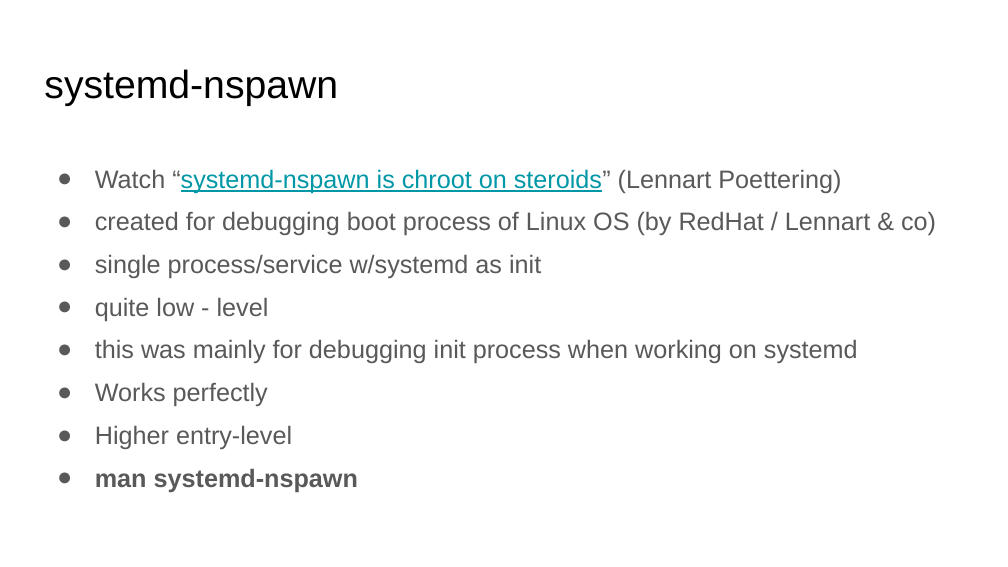
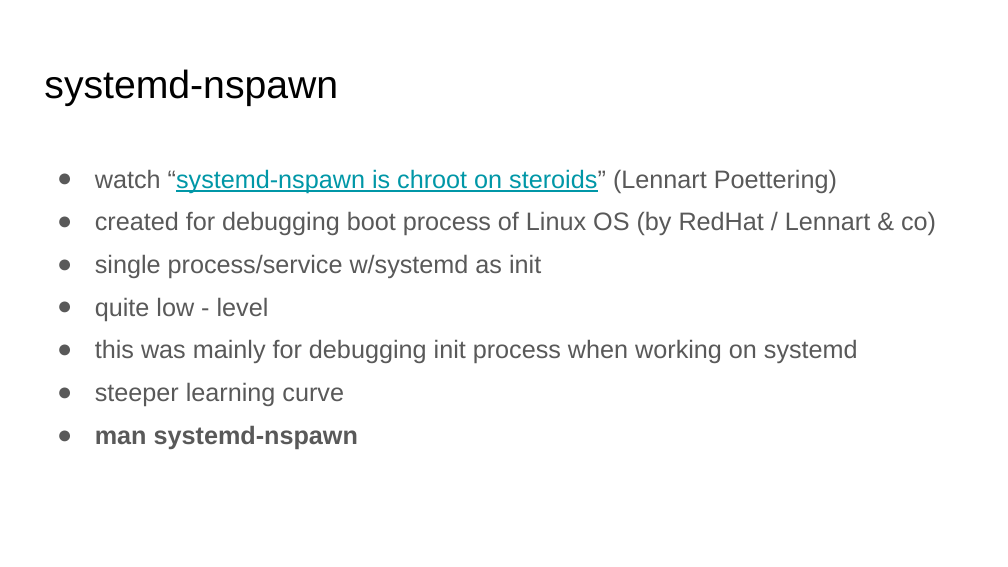
Before and after one commit to docent-net/conferences, a slide deck: slide 46 of 2019-16-sesja-linuksowa/o-bezpieczenstwie-kontenerow-linuksowych.odp (slide 43 before the commit). Drawn at 1008x567 pixels with LibreOffice and Linux fonts; fonts in the diff are those of the drawing. Boxes give left, top, right and bottom in pixels: in the first picture for what was removed or moved away, otherwise in the second. Text is boxed around its words. In the diff, an @@ line names an element or a change of style, - is before the commit and + after.

```diff
--- a/2019-16-sesja-linuksowa/o-bezpieczenstwie-kontenerow-linuksowych.odp
+++ b/2019-16-sesja-linuksowa/o-bezpieczenstwie-kontenerow-linuksowych.odp
@@ text at <box>95,169,837,193</box>: text changed @@
-● Watch “systemd-nspawn is chroot on steroids” (Lennart Poettering)
+● watch “systemd-nspawn is chroot on steroids” (Lennart Poettering)
@@ text at <box>95,382,344,406</box>: text changed @@
-● Works perfectly
-● Higher entry-level
+● steeper learning curve
```
Also in this commit, not shown: 4 other slides changed, 4 slides added, 2 other files.
